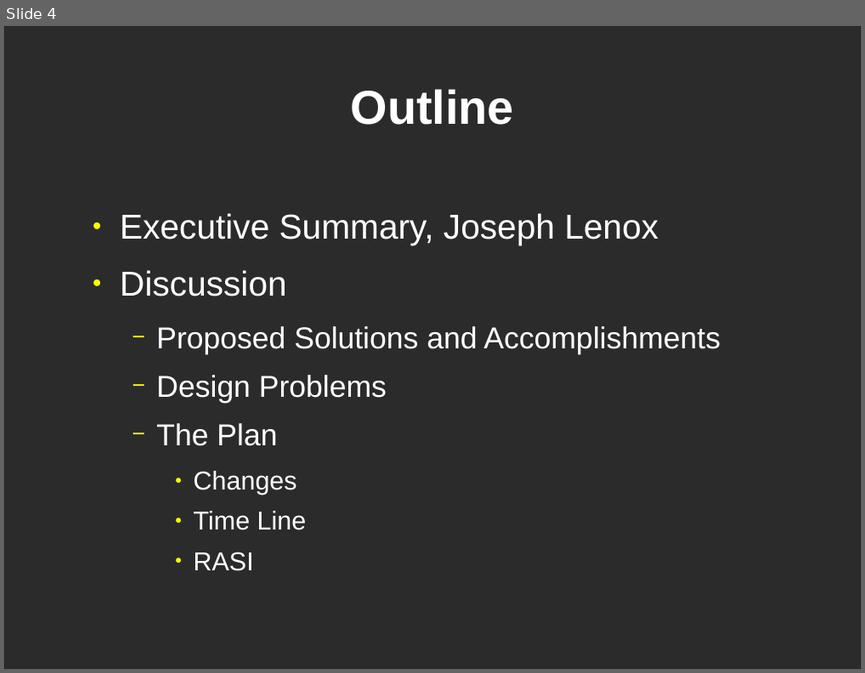
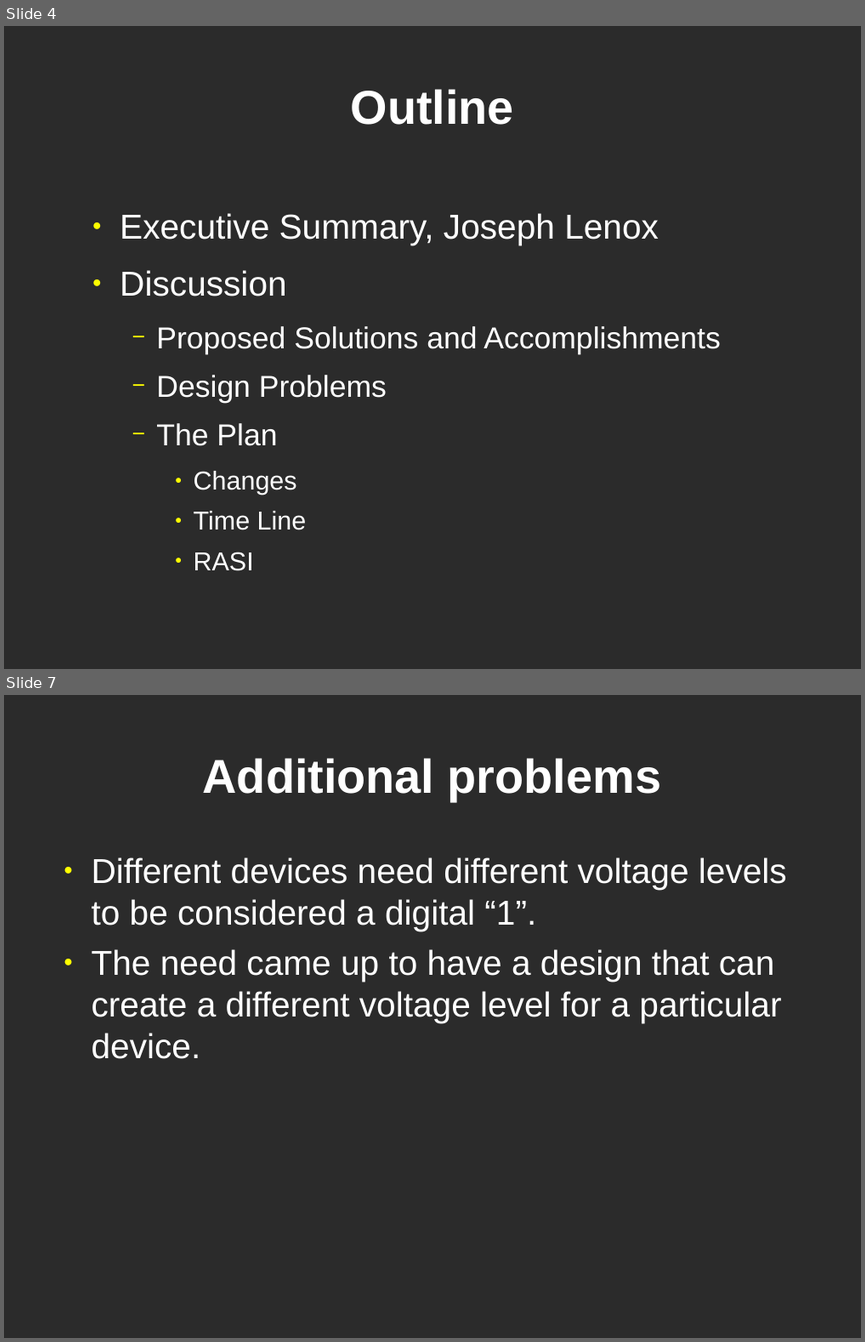
Before and after one commit to lordofhyphens/ece495a, a slide deck: forms/ProgressPresentation.odp. Shown one above the other, each under a label of ours: slide 4 before the commit, slides 4 and 7 after it; the slides between them are not shown. The pictures are 865x673 and 865x1342 pixels, drawn with LibreOffice and Linux fonts; fonts in the diff are those of the drawing; background and template pictures are left out; a plain dark background stands for a picture behind light text. Boxes give left, top, right and bottom in pixels: in the first picture for what was removed or moved away, otherwise in the second. Text is boxed around its words. In the diff, an @@ line names an element or a change of style, - is before the commit and + after.

```diff
--- a/forms/ProgressPresentation.odp
+++ b/forms/ProgressPresentation.odp
@@ slide 7 added at [4,695,861,1338], background picture (left out) @@
@@ title added at [203,758,661,801], 44 pt, text #FFFFFF, bold @@
+Additional problems
@@ text added at [92,857,787,1059], 32 pt, text #FFFFFF @@
+● Different devices need different voltage levels to be considered a digital “1”.
+● The need came up to have a design that can create a different voltage level for a particular device.
```
Also in this commit, not shown: 2 slides changed, 2 other slides added, 1 slide removed.
